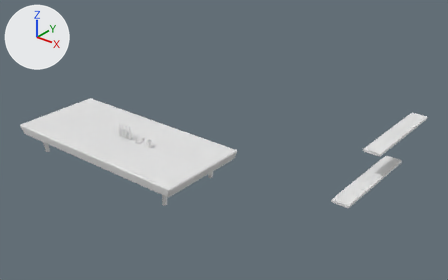
What one commit did to the Blender file quit.blend.
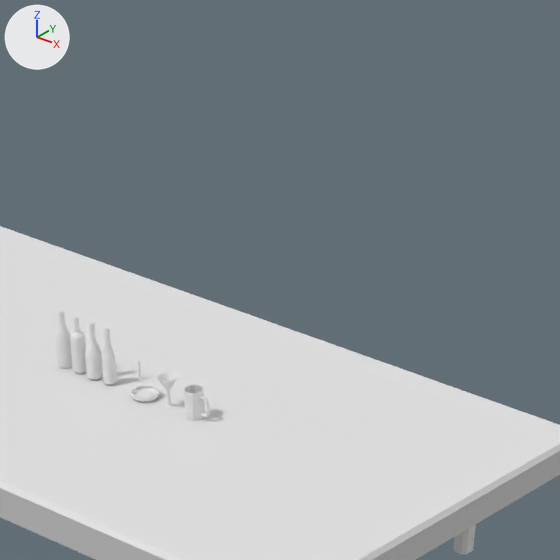
Each version is shown whole from a 50 mm camera at (30.94, -29.03, 23.06) aimed at (5.07, 3.31, 3.01), then close up on the part from 24% to 52% of the width and 19% to 64% of the height. The axes (+X, +Y, +Z) are drawn at upper left. The lights are the same throughout.

The first close-up shows 'Cube.002', 'Mug', 'WineBottle1', 'WineBottle3'.
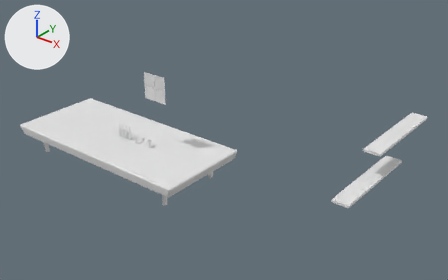
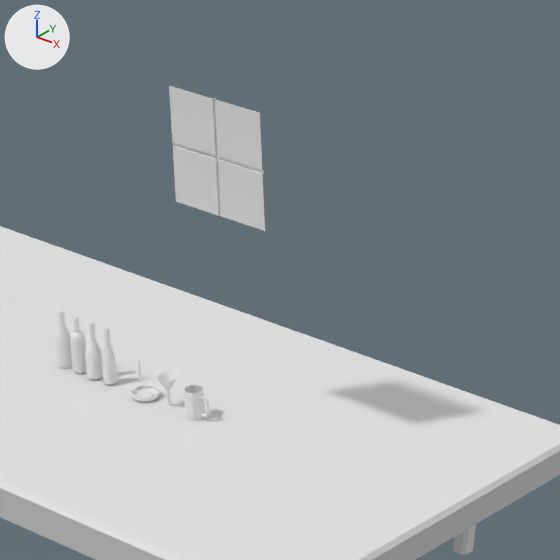
Diff of the bpy script that builds the scene:
```diff
--- a/quit.blend.py
+++ b/quit.blend.py
@@ me_plane @@
+me_plane.from_pydata(...)  # 217 vertices, 192 faces; spans x -1.0..1.0, y -1.0..1.0, z -0.03..0.0
@@ ob_plane @@
+ob_plane = bpy.data.objects.new('Plane', me_plane)
+ob_plane.location = (1.46, -0.01, 7.23)
+ob_plane.rotation_euler = (1.571, 0.0, 0.0)  # degrees (90, 0, 0)
```

What differs and where, as boxes (x1, y1, x2, y2) in the close-ups (560 x 560 px):
'Plane', added: after (169, 86, 265, 231)
